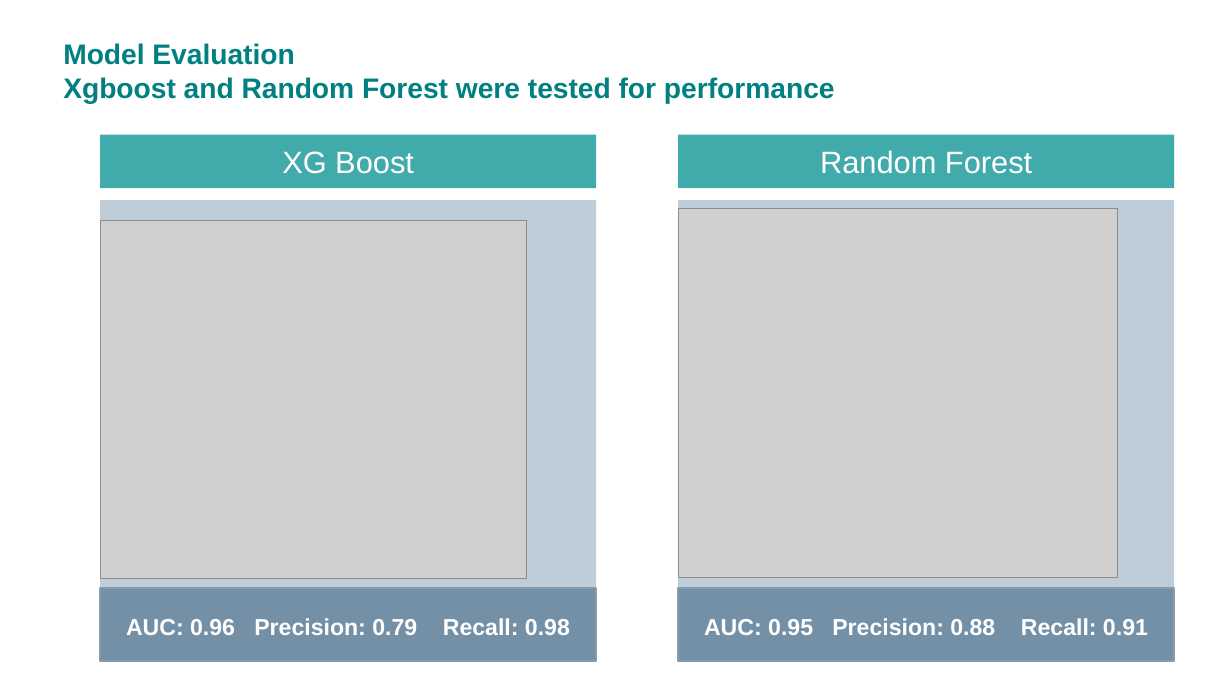
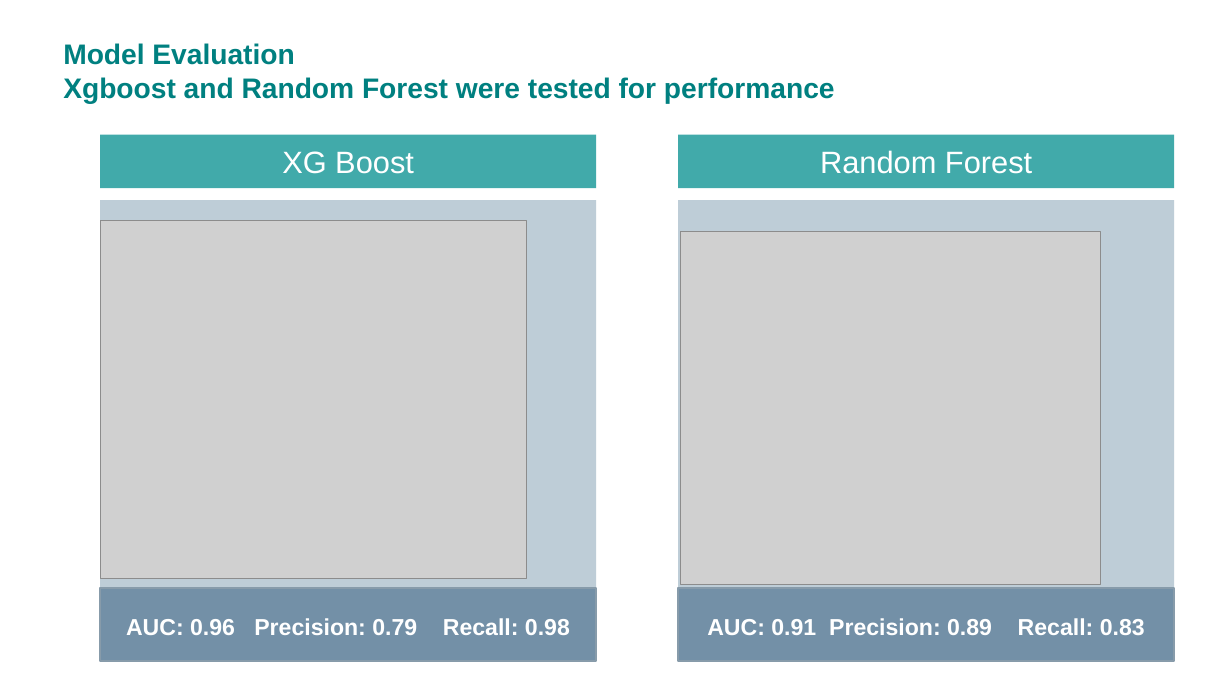
Before and after one commit to neha-balani/Assignment_Neha_Balani_23_Feb, a slide deck: slide 8 of Assignment_presentation_NB_V2.pptx. Drawn at 1232x693 pixels with LibreOffice and Linux fonts; fonts in the diff are those of the drawing; grey boxes stand for pictures. Boxes give left, top, right and bottom in pixels: in the first picture for what was removed or moved away, otherwise in the second. Text is boxed around its words. In the diff, an @@ line names an element or a change of style, - is before the commit and + after.

```diff
--- a/Assignment_presentation_NB_V2.pptx
+++ b/Assignment_presentation_NB_V2.pptx
@@ picture resized from (x1=678, y1=209, x2=1117, y2=578) to (x1=680, y1=232, x2=1101, y2=585) @@
@@ text in rectangle at (x1=707, y1=618, x2=1145, y2=635): text changed @@
-AUC: 0.95 Precision: 0.88 Recall: 0.91
+AUC: 0.91 Precision: 0.89 Recall: 0.83
```
Also in this commit, not shown: 1 other slide changed.
